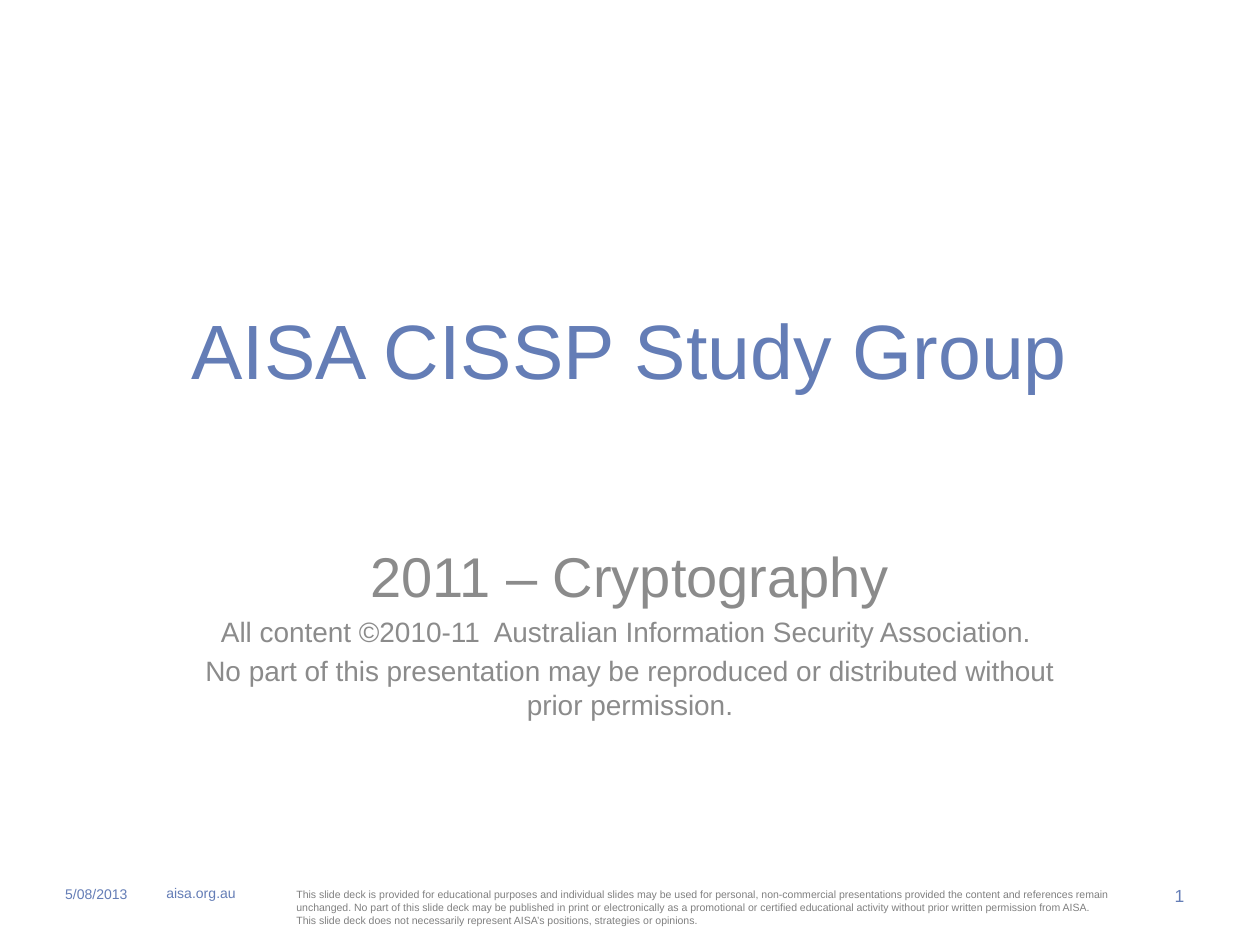
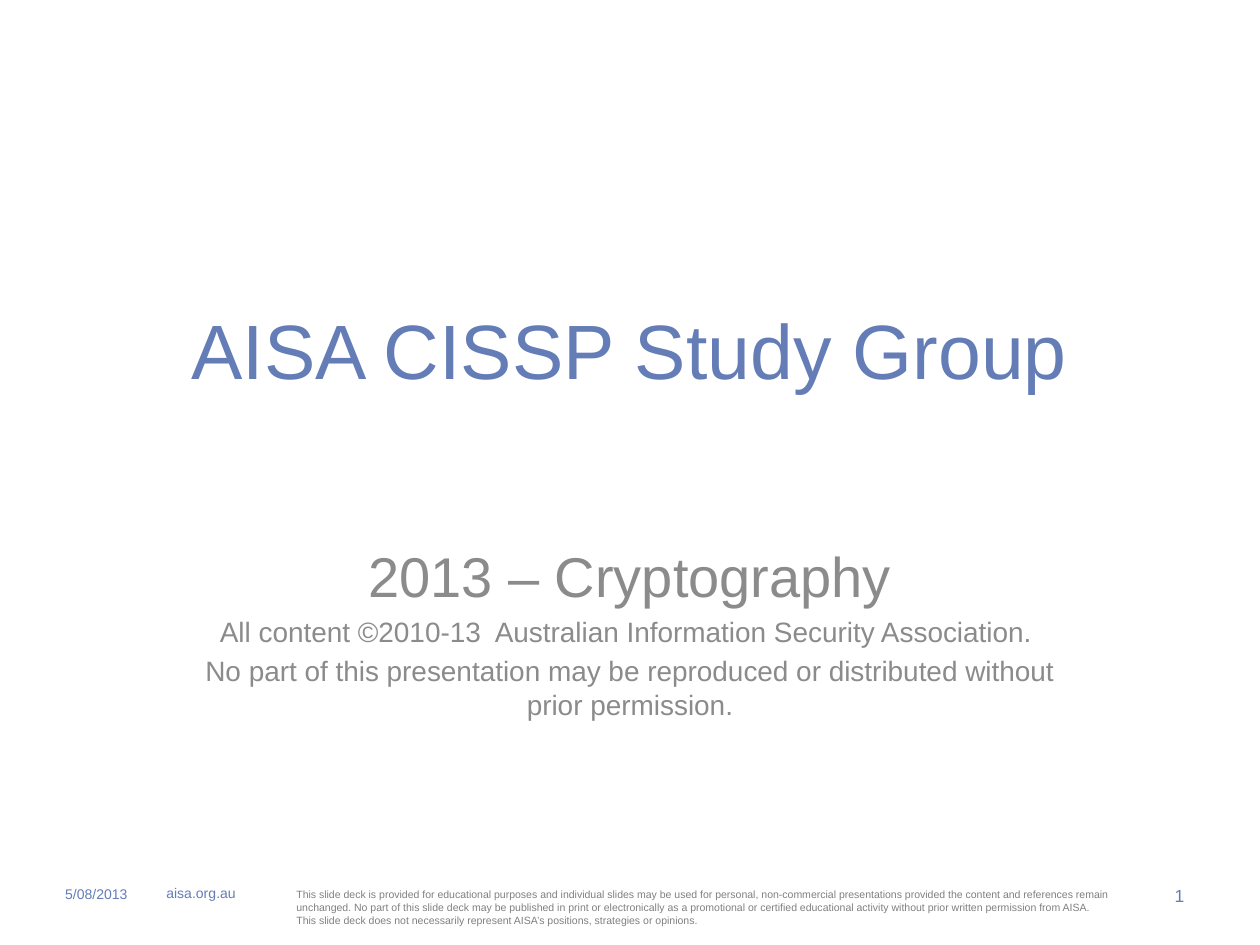
Before and after one commit to anthonylangsworth/AISACISSP, a slide deck: slide 1 of AISA CISSP - Cryptography.pptx. Drawn at 1260x945 pixels with LibreOffice and Linux fonts; fonts in the diff are those of the drawing; background and template pictures are left out. Boxes give left, top, right and bottom in pixels: in the first picture for what was removed or moved away, otherwise in the second. Text is boxed around its words. In the diff, an @@ line names an element or a change of style, - is before the commit and + after.

Commit message:
Fixed year in Crypto slides.

```diff
--- a/AISA CISSP - Cryptography.pptx
+++ b/AISA CISSP - Cryptography.pptx
@@ subtitle at box(220, 556, 1031, 647): text changed @@
-2011 – Cryptography
-All content ©2010-11 Australian Information Security Association.
+2013 – Cryptography
+All content ©2010-13 Australian Information Security Association.
```
